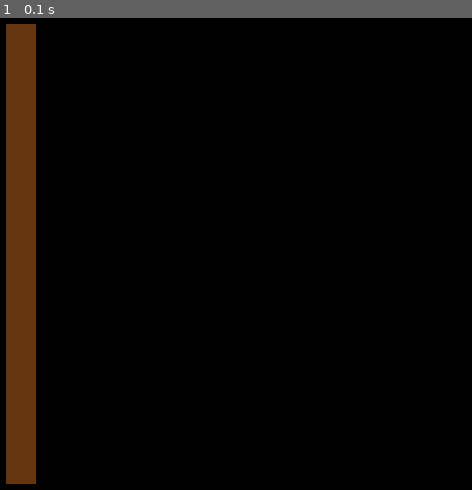
Above: before the commit, frame 1.
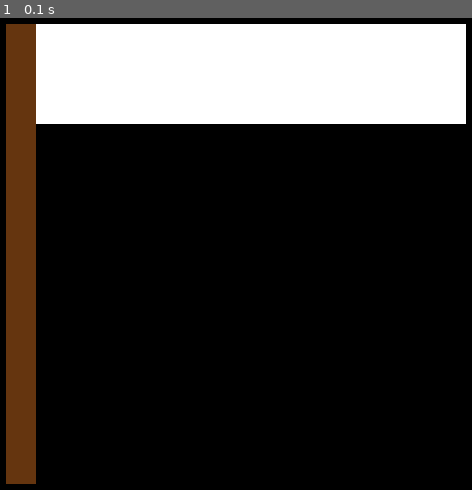
Above: after the commit, the same moment.

Repository: Busiky/git_pygame_flag
Game: pygame game, started from russian_flag.py
The game is run twice, just before and just after one commit, with the same random seed, the same clock (stepped at 60 frames per second) and the same inputs.
Inputs:
- Up to frame 1 (0.1 s): no input

The runs differ from the first frame. In frame 1, 19% of the frame differs, in the area x 7-99%, y 1-23%.

Commit message:
Белая полоса

Diff:
--- a/russian_flag.py
+++ b/russian_flag.py
@@ -10,6 +10,7 @@
 
 def draw():
     pygame.draw.rect(screen, pygame.Color('#65350f'), (20, 20, 30, 460))
+    pygame.draw.rect(screen, pygame.Color('white'), (50, 20, 430, 100))
 
 
 draw()
